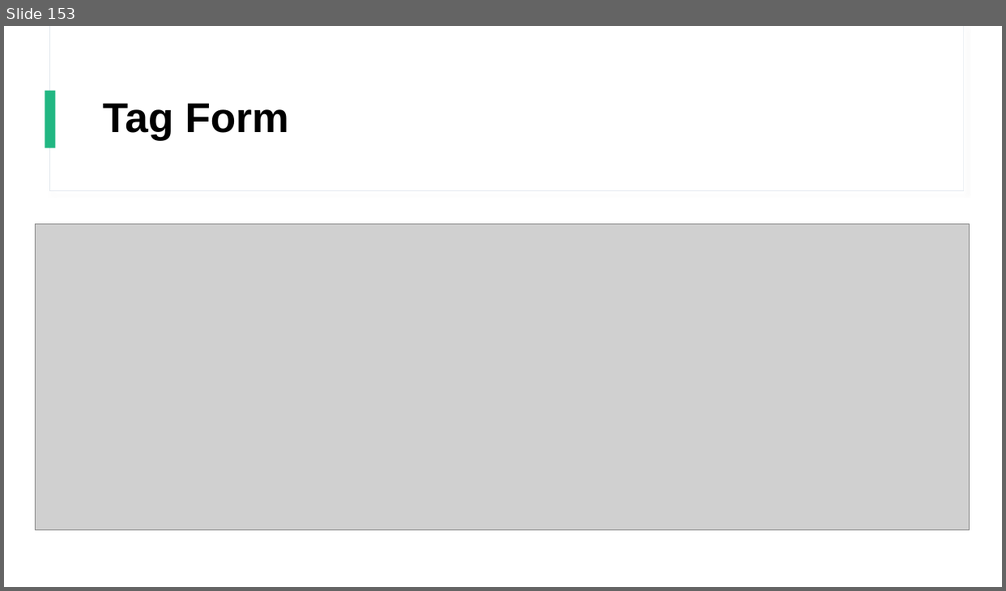
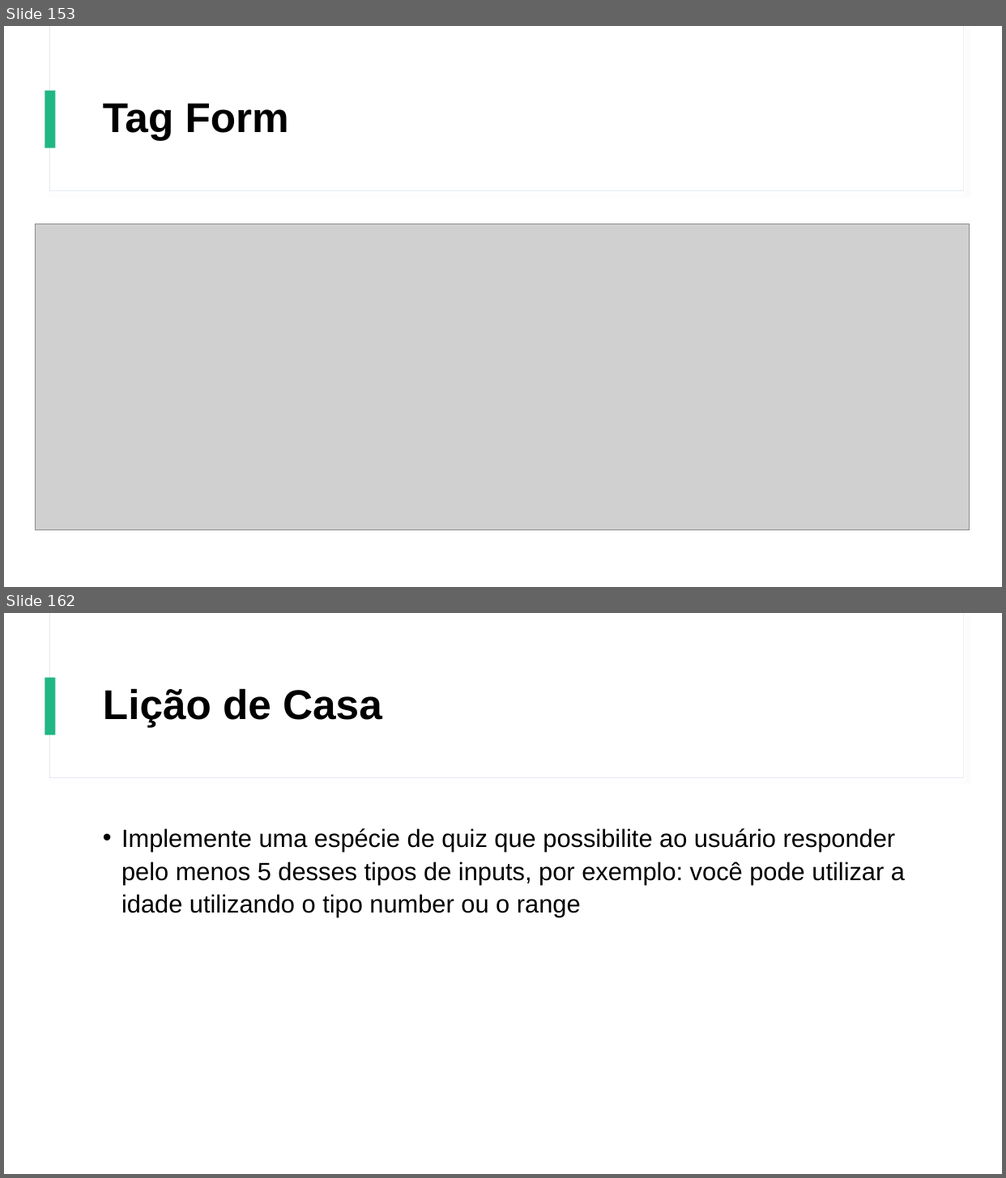
Before and after one commit to Gustavo6401/CursoHTMLCSS, a slide deck: Power Point/Curso de HTML e CSS.pptx. Shown one above the other, each under a label of ours: slide 153 before the commit, slides 153 and 162 after it; the slides between them are not shown. The pictures are 1006x591 and 1006x1178 pixels, drawn with LibreOffice and Linux fonts; fonts in the diff are those of the drawing; grey boxes stand for pictures. Boxes give left, top, right and bottom in pixels: in the first picture for what was removed or moved away, otherwise in the second. Text is boxed around its words. In the diff, an @@ line names an element or a change of style, - is before the commit and + after.

```diff
--- a/Power Point/Curso de HTML e CSS.pptx
+++ b/Power Point/Curso de HTML e CSS.pptx
@@ slide 162 added at box(4, 613, 1002, 1174), background #FFFFFF; not listed: 3 template elements that a slide beside it also shows @@
@@ title added at box(103, 688, 382, 727), 40 pt, text #000000, bold @@
+Lição de Casa
@@ text added at box(121, 828, 905, 918), 24 pt, text #000000 @@
+• Implemente uma espécie de quiz que possibilite ao usuário responder pelo menos 5 desses tipos de inputs, por exemplo: você pode utilizar a idade utilizando o tipo number ou o range
```
Also in this commit, not shown: 8 other slides added, 5 other files.
